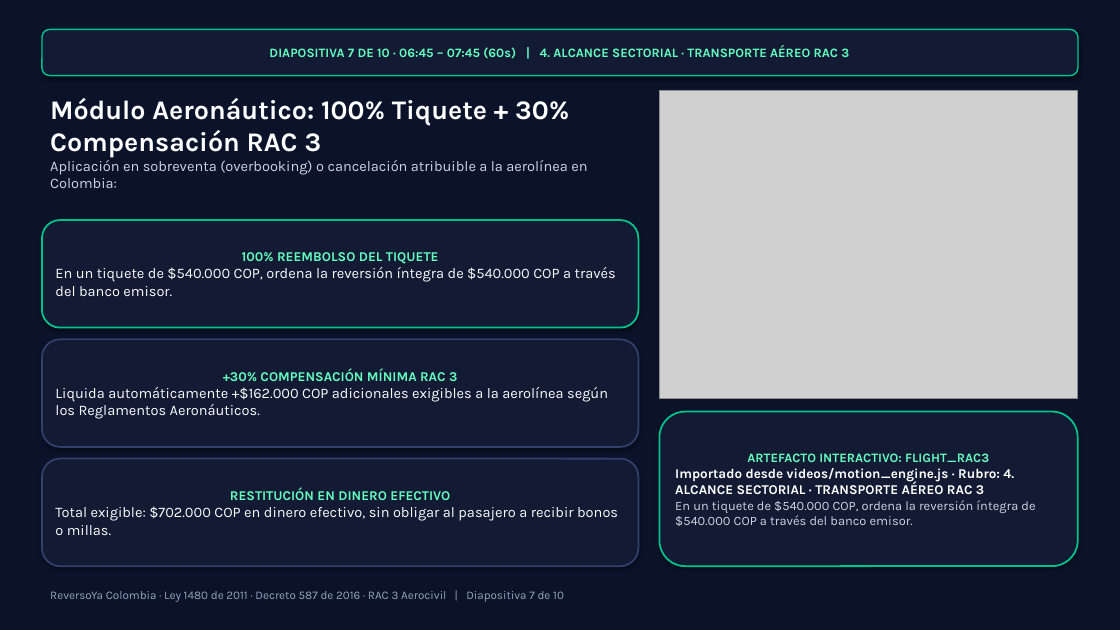
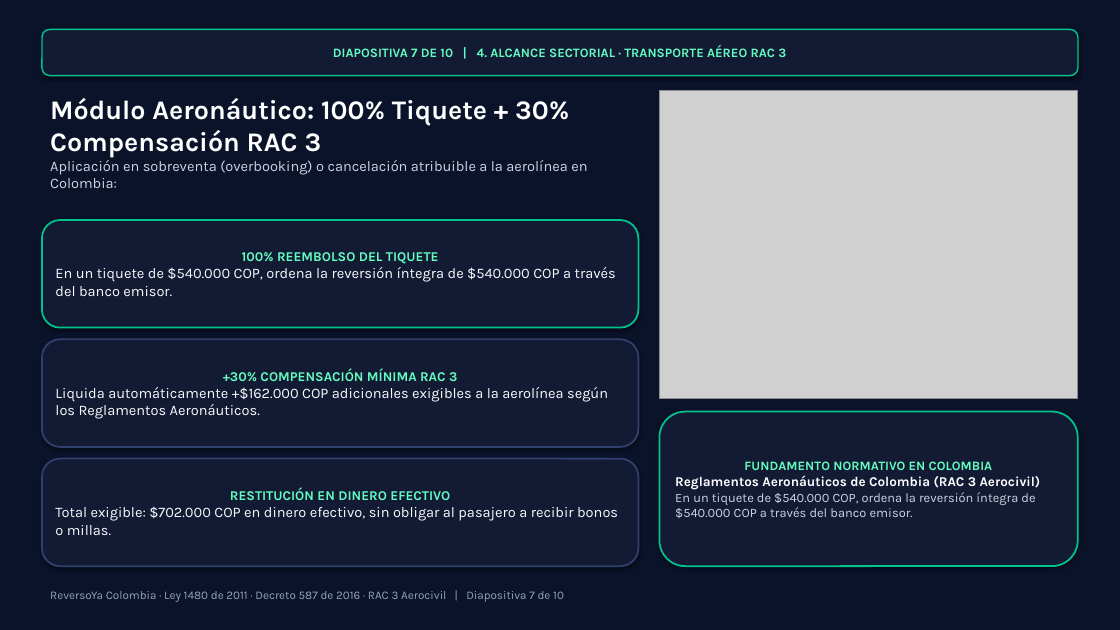
Before and after one commit to seagomezar/reversoya, a slide deck: slide 7 of ReversoYa_Presentacion_10Minutos.pptx. Drawn at 1120x630 pixels with LibreOffice and Linux fonts; fonts in the diff are those of the drawing; grey boxes stand for pictures. Boxes give left, top, right and bottom in pixels: in the first picture for what was removed or moved away, otherwise in the second. Text is boxed around its words. In the diff, an @@ line names an element or a change of style, - is before the commit and + after.

```diff
--- a/ReversoYa_Presentacion_10Minutos.pptx
+++ b/ReversoYa_Presentacion_10Minutos.pptx
@@ text in rounded rectangle at bbox=[333, 45, 786, 57]: text changed @@
-DIAPOSITIVA 7 DE 10 · 06:45 – 07:45 (60s) | 4. ALCANCE SECTORIAL · TRANSPORTE AÉREO RAC 3
+DIAPOSITIVA 7 DE 10 | 4. ALCANCE SECTORIAL · TRANSPORTE AÉREO RAC 3
@@ text in rounded rectangle at bbox=[675, 461, 1041, 490]: text changed @@
-ARTEFACTO INTERACTIVO: FLIGHT_RAC3
-Importado desde videos/motion_engine.js · Rubro: 4. ALCANCE SECTORIAL · TRANSPORTE AÉREO RAC 3
+FUNDAMENTO NORMATIVO EN COLOMBIA
+Reglamentos Aeronáuticos de Colombia (RAC 3 Aerocivil)
```
Also in this commit, not shown: 9 other slides changed, 12 other files.
